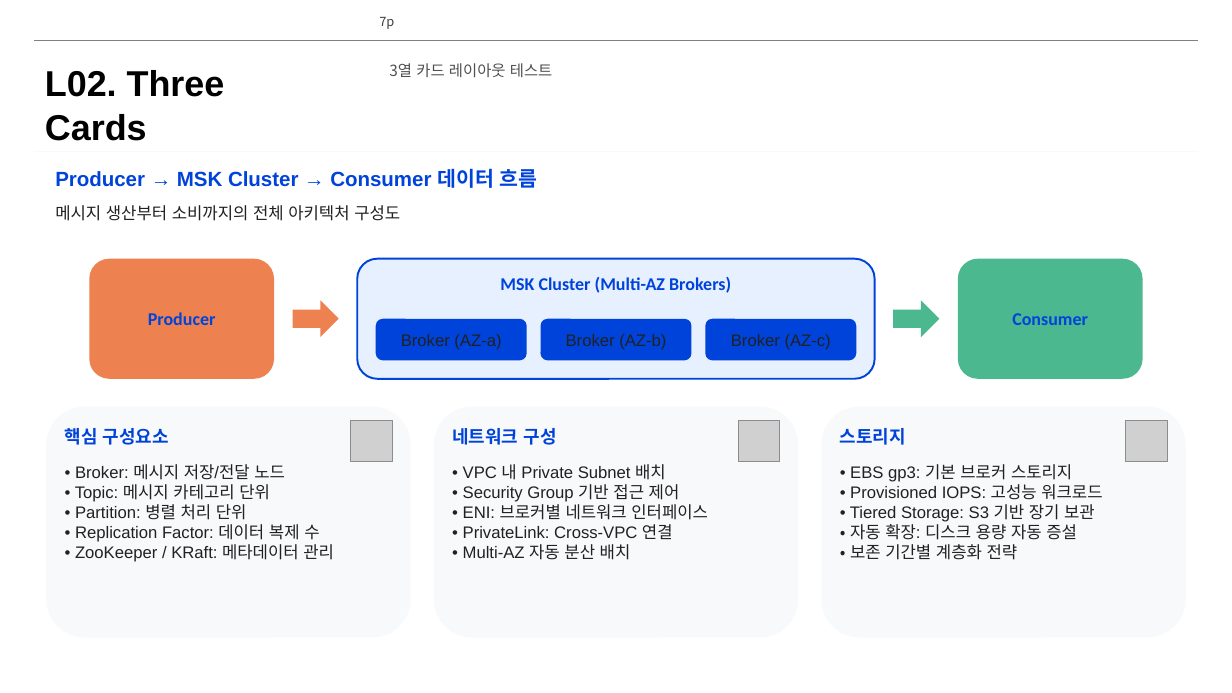
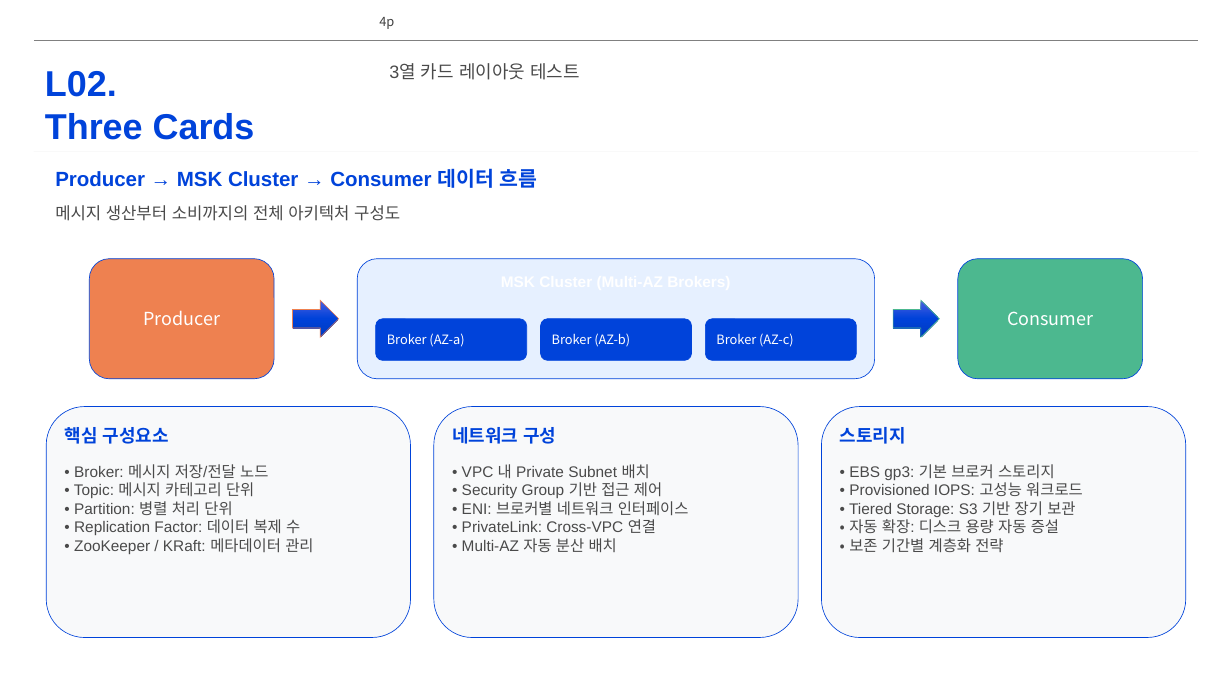
Before and after one commit to lhs6395-hslee/project-steer, a slide deck: slide 4 of results/pptx/AWS_MSK_Expert_Intro.pptx (slide 7 before the commit). Drawn at 1232x693 pixels with LibreOffice and Linux fonts; fonts in the diff are those of the drawing; grey boxes stand for pictures; background and template pictures are left out. Boxes give left, top, right and bottom in pixels: in the first picture for what was removed or moved away, otherwise in the second. Text is boxed around its words. In the diff, an @@ line names an element or a change of style, - is before the commit and + after.

```diff
--- a/results/pptx/AWS_MSK_Expert_Intro.pptx
+++ b/results/pptx/AWS_MSK_Expert_Intro.pptx
@@ page number at <box>379,17,394,29</box>: text changed @@
-7p
+4p
@@ text "3열 카드 레이아웃 테스트" at <box>389,63,580,80</box>: size 12 to 14 pt, font Noto Sans CJK KR to Arial, text colour #505050 to #4A4A4A @@
@@ text at <box>45,71,255,140</box>: text changed; text colour #000000 to #0043DA @@
-L02. Three Cards
+L02.
+Three Cards
@@ text "메시지 생산부터 소비까지의 전체 아키텍처 ..." at <box>55,205,400,221</box>: text colour #212121 to #4A4A4A @@
@@ rounded rectangle "Producer" at <box>90,259,274,379</box>: font Calibri to Noto Sans CJK KR, text colour #0043DA to #FFFFFF, bold off; outline none to #0043DA 0.5 pt @@
@@ text "MSK Cluster (Multi-AZ Brokers)" at <box>358,268,875,300</box>: size 14 to 12 pt, font Calibri to Arial, text colour #0043DA to #FFFFFF @@
@@ rounded rectangle at <box>358,259,875,379</box>: outline #0043DA 1.5 pt to #0043DA 0.5 pt @@
@@ rounded rectangle "Consumer" at <box>958,259,1143,379</box>: font Calibri to Noto Sans CJK KR, text colour #0043DA to #FFFFFF, bold off; outline none to #0043DA 0.5 pt @@
@@ right arrow at <box>293,300,339,337</box>: fill #EE8150 to gradient #4B60E0 to #0043DA to #003CC2; outline none to #EE8150 0.5 pt @@
@@ size 13 to 10 pt, font Arial to Noto Sans CJK KR, text colour #212121 to #FFFFFF; alignment centre to left; outline none to #0043DA 0.5 pt in 3 elements at <box>376,319,527,360</box>, <box>541,319,691,360</box>, <box>705,319,856,360</box> @@
@@ right arrow at <box>894,300,940,337</box>: fill #4CB88F to gradient #4B60E0 to #0043DA to #003CC2; outline none to #4CB88F 0.5 pt @@
@@ outline none to #0043DA 0.5 pt in 3 elements at <box>46,407,410,638</box>, <box>822,407,1186,638</box>, <box>434,407,799,638</box> @@
@@ picture removed at <box>350,421,392,462</box> @@
@@ picture removed at <box>738,421,780,462</box> @@
@@ picture removed at <box>1126,421,1167,462</box> @@
@@ size 13 to 12 pt, text colour #212121 to #4A4A4A in 3 elements at <box>74,464,313,554</box>, <box>462,464,689,552</box>, <box>849,464,1083,552</box> @@
```
Also in this commit, not shown: 7 other slides changed, 3 slides removed, 2 other files.
